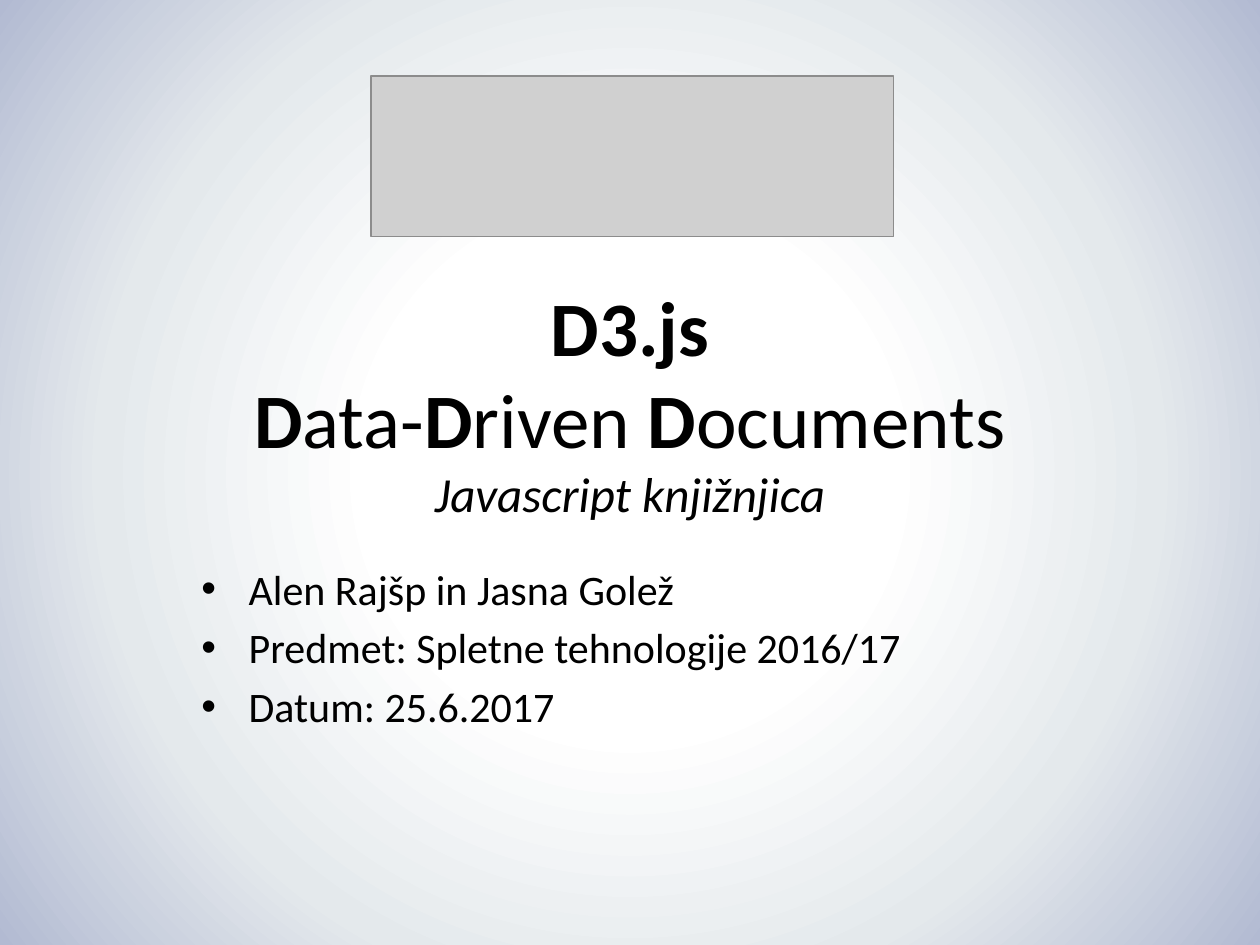
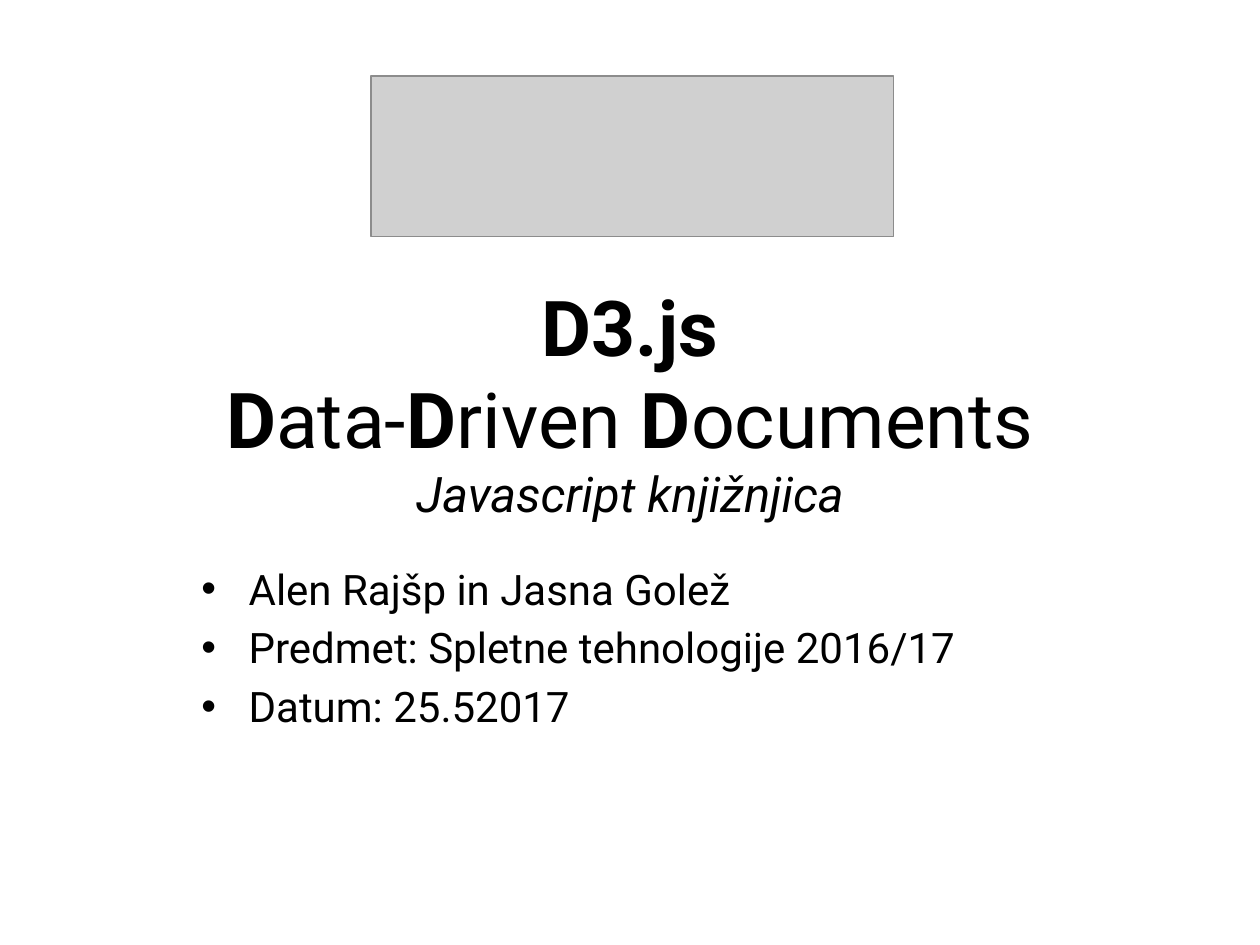
Before and after one commit to jasna19/GremoVun, a slide deck: slide 1 of D3/D3 Presentation/D3_Rajšp_Golež.pptx. Drawn at 1260x945 pixels with LibreOffice and Linux fonts; fonts in the diff are those of the drawing; grey boxes stand for pictures. Boxes give left, top, right and bottom in pixels: in the first picture for what was removed or moved away, otherwise in the second. Text is boxed around its words. In the diff, an @@ line names an element or a change of style, - is before the commit and + after.

```diff
--- a/D3/D3 Presentation/D3_Rajšp_Golež.pptx
+++ b/D3/D3 Presentation/D3_Rajšp_Golež.pptx
@@ background gradient #FFFFFF to #E4E9EC to #B2BAD2 to #FFFFFF @@
@@ text "D3.js" at <box>226,299,1033,523</box>: font Calibri to Roboto @@
@@ text at <box>249,573,955,672</box>: font Calibri to Roboto in "Alen Rajšp in Jasna Golež", "Predmet: Spletne tehnologije 2016/17" @@
@@ text at <box>249,691,569,723</box>: text changed; font Calibri to Roboto @@
-• Datum: 25.6.2017
+• Datum: 25.52017
```
Also in this commit, not shown: 6 other slides changed, 9 slides added, 5 slides removed.
